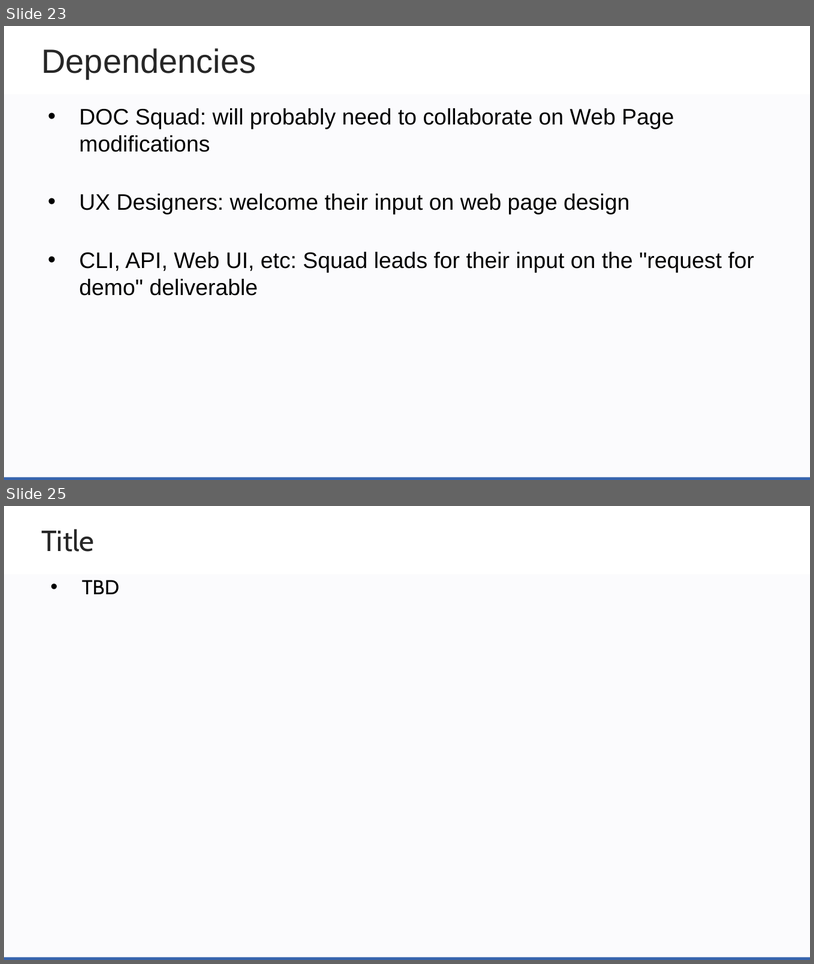
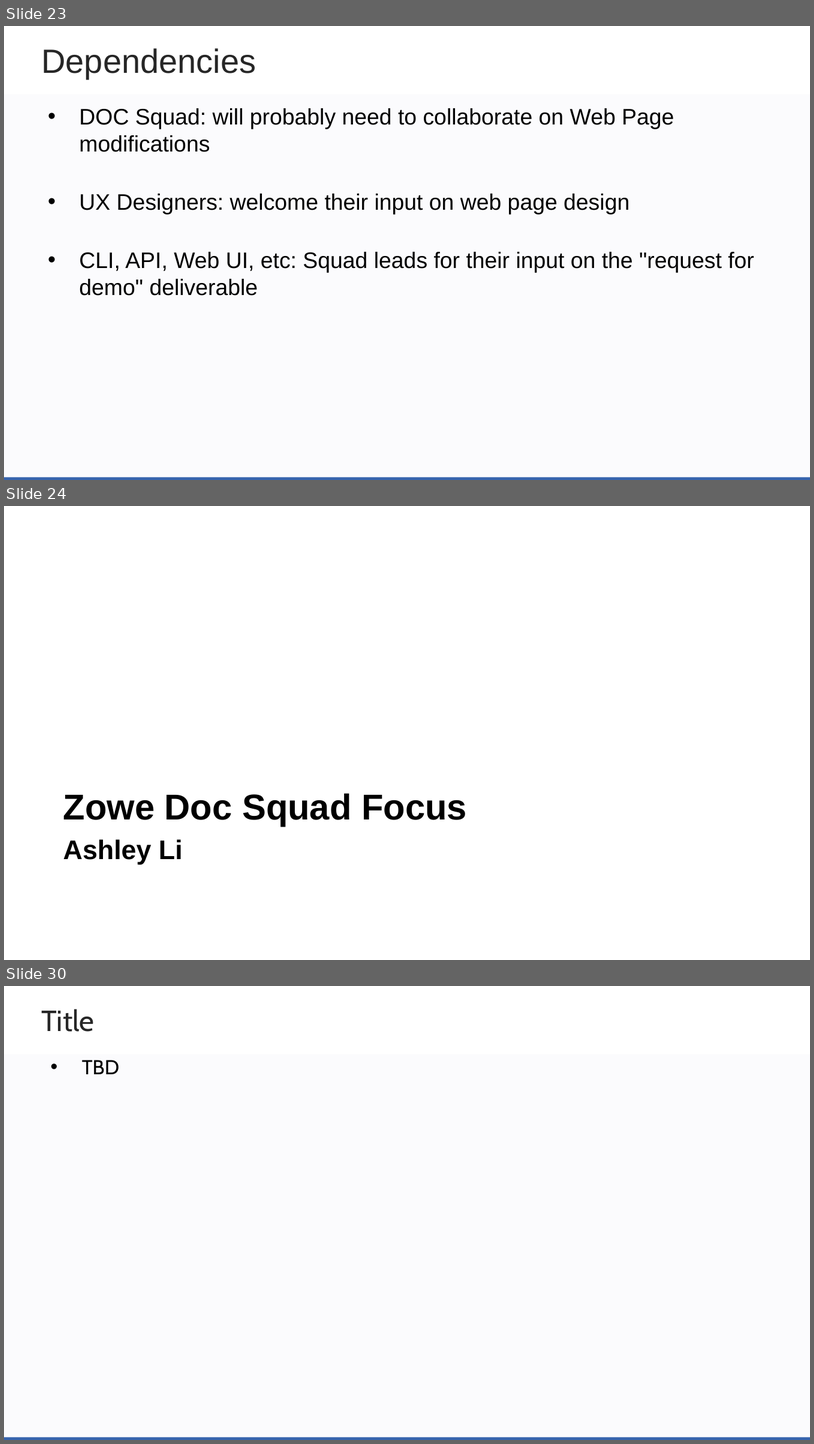
Before and after one commit to zowe/community, a slide deck: Project Management/PI Planning/20PI4 Planning/Zowe Community Squad Focus for 20PI4.pptx. Shown one above the other, each under a label of ours: slides 23 and 25 before the commit, slides 23, 24 and 30 after it; the slides between them are not shown. The pictures are 814x964 and 814x1444 pixels, drawn with LibreOffice and Linux fonts; fonts in the diff are those of the drawing; background and template pictures are left out. Boxes give left, top, right and bottom in pixels: in the first picture for what was removed or moved away, otherwise in the second. Text is boxed around its words. In the diff, an @@ line names an element or a change of style, - is before the commit and + after.

Commit message:
Add doc squad focus

```diff
--- a/Project Management/PI Planning/20PI4 Planning/Zowe Community Squad Focus for 20PI4.pptx
+++ b/Project Management/PI Planning/20PI4 Planning/Zowe Community Squad Focus for 20PI4.pptx
@@ slide 24 added at [4, 506, 810, 960], background #FFFFFF @@
@@ text added at [63, 793, 467, 864], 32 pt, text #000000, bold @@
+Zowe Doc Squad Focus
+Ashley Li
@@ what was slide 25 is now slide 30 @@
```
Also in this commit, not shown: 1 slide changed, 5 other slides added, 1 slide removed.
